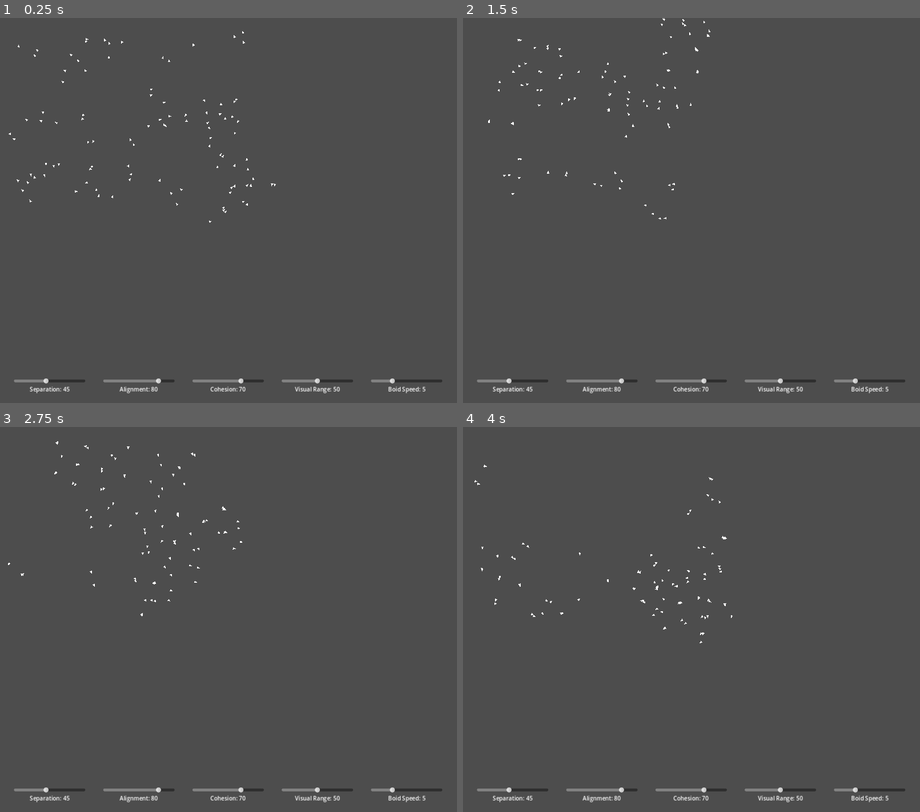
Above: before the commit, frames 1-4 (two rows, left to right).
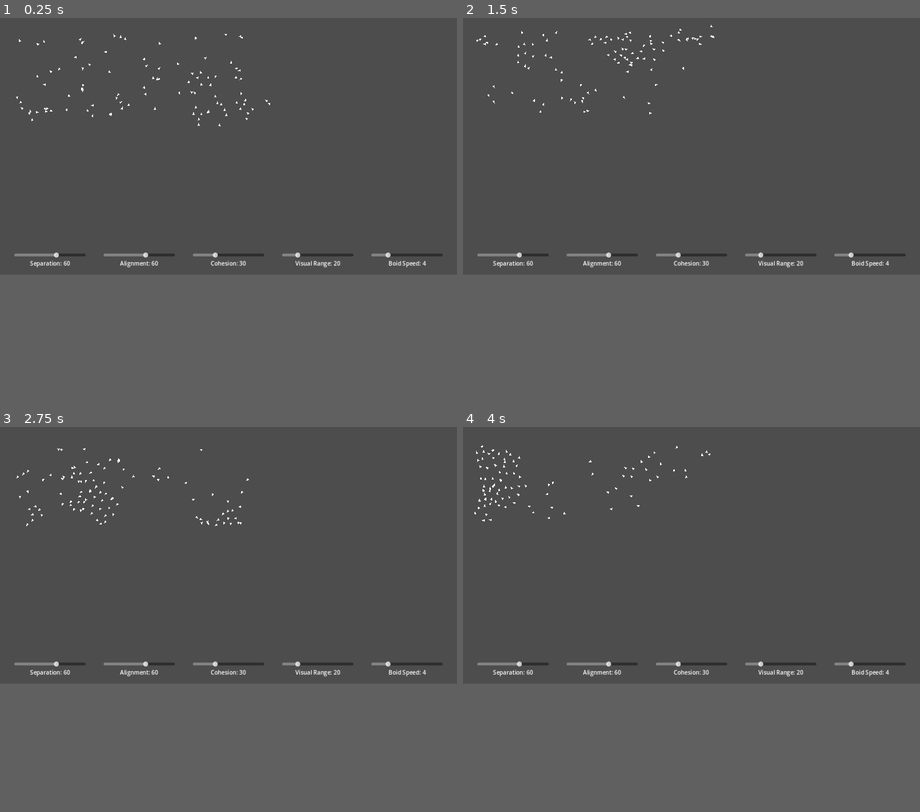
Above: after the commit, the same moments.

Repository: VeilLight/Boids
Game: Godot game, scene res://2d/flock_2d.tscn
Two runs of this game, one before a commit and one after it. Both use one fixed random seed, a clock stepped at 60 frames per second and the inputs below.
Inputs:
- Up to frame 1 (0.25 s): no input
- Up to frame 2 (1.5 s): no input
- Up to frame 3 (2.75 s): no input
- Up to frame 4 (4 s): no input
In our replay, the window is 800x675 before the commit and 800x450 after it. These sizes can differ from the game's own. Grey fills any space a smaller window leaves; there, only what the larger window draws over its background counts as a difference.

The runs differ from the first frame. In frame 1, 2.2% of the frame differs, in the area x 1-97%, y 3-98%; in frame 2, 2.2%; in frame 3, 2.2%; in frame 4, 2.2%.

Commit message:
Tweak flocking weights
- Adjust window size

Diff:
--- a/2d/flock_2d.gd
+++ b/2d/flock_2d.gd
@@ -4,9 +4,9 @@
 const FLOCK_SIZE: int = 100
 # The distance from the window bounds at which boids will spawn
 const BOID_SPAWN_MARGIN: int = 55
-const SEPARATION_WEIGHT: float = 0.05
+const SEPARATION_WEIGHT: float = 0.06
 const ALIGNMENT_WEIGHT: float = 0.35
-const COHESION_WEIGHT: float = 0.06
+const COHESION_WEIGHT: float = 0.05
 
 var flock = []
 
--- a/2d/flock_2d.tscn
+++ b/2d/flock_2d.tscn
@@ -14,10 +14,9 @@
 anchors_preset = 2
 anchor_top = 1.0
 anchor_bottom = 1.0
-offset_left = -1.0
-offset_top = 1010.0
-offset_right = 1279.0
-offset_bottom = 1083.0
+offset_top = 657.0
+offset_right = 1280.0
+offset_bottom = 730.0
 grow_vertical = 0
 theme_override_constants/separation = 50
 alignment = 1
@@ -29,7 +28,7 @@
 [node name="HSlider" type="HSlider" parent="Properties/Separation"]
 custom_minimum_size = Vector2(200, 0)
 layout_mode = 2
-value = 45.0
+value = 60.0
 
 [node name="Label" type="Label" parent="Properties/Separation"]
 layout_mode = 2
@@ -46,7 +45,7 @@
 [node name="HSlider" type="HSlider" parent="Properties/Alignment"]
 custom_minimum_size = Vector2(200, 0)
 layout_mode = 2
-value = 80.0
+value = 60.0
 
 [node name="Label" type="Label" parent="Properties/Alignment"]
 layout_mode = 2
@@ -63,7 +62,7 @@
 [node name="HSlider" type="HSlider" parent="Properties/Cohesion"]
 custom_minimum_size = Vector2(200, 0)
 layout_mode = 2
-value = 70.0
+value = 30.0
 
 [node name="Label" type="Label" parent="Properties/Cohesion"]
 layout_mode = 2
@@ -80,7 +79,7 @@
 [node name="HSlider" type="HSlider" parent="Properties/VisualRange"]
 custom_minimum_size = Vector2(200, 0)
 layout_mode = 2
-value = 50.0
+value = 20.0
 
 [node name="Label" type="Label" parent="Properties/VisualRange"]
 layout_mode = 2
@@ -98,7 +97,7 @@
 layout_mode = 2
 min_value = 1.0
 max_value = 15.0
-value = 5.0
+value = 4.0
 
 [node name="Label" type="Label" parent="Properties/BoidSpeed"]
 layout_mode = 2
--- a/project.godot
+++ b/project.godot
@@ -18,7 +18,7 @@
 [display]
 
 window/size/viewport_width=1280
-window/size/viewport_height=1080
+window/size/viewport_height=720
 window/stretch/mode="canvas_items"
 
 [dotnet]
Not shown, changed: README.md
